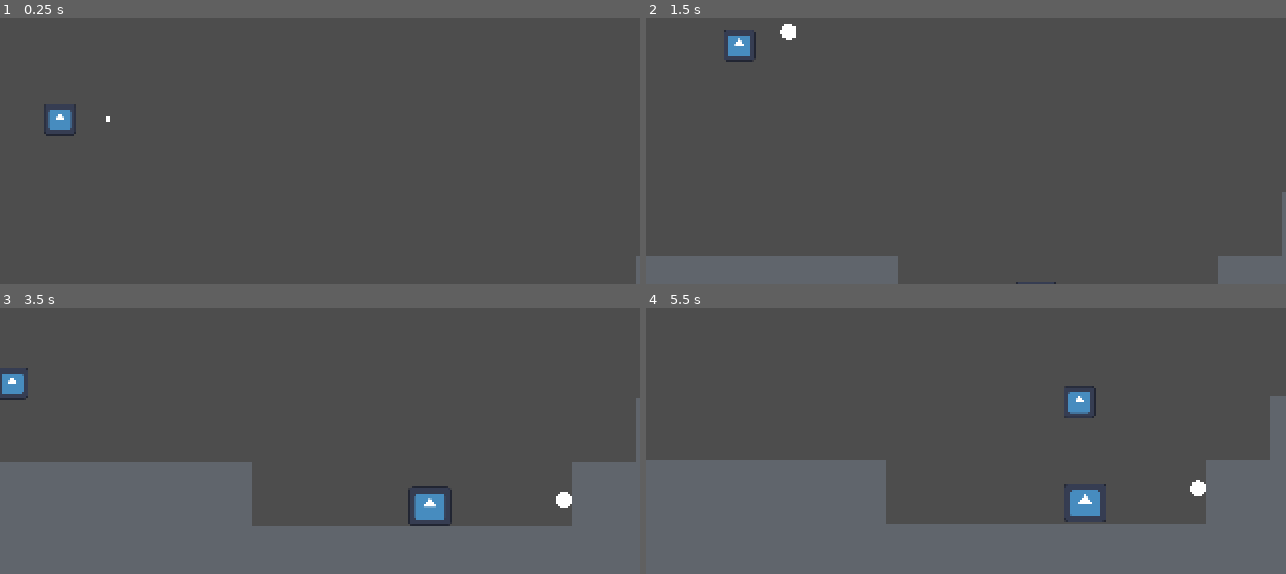
Above: before the commit, frames 1-4 (two rows, left to right).
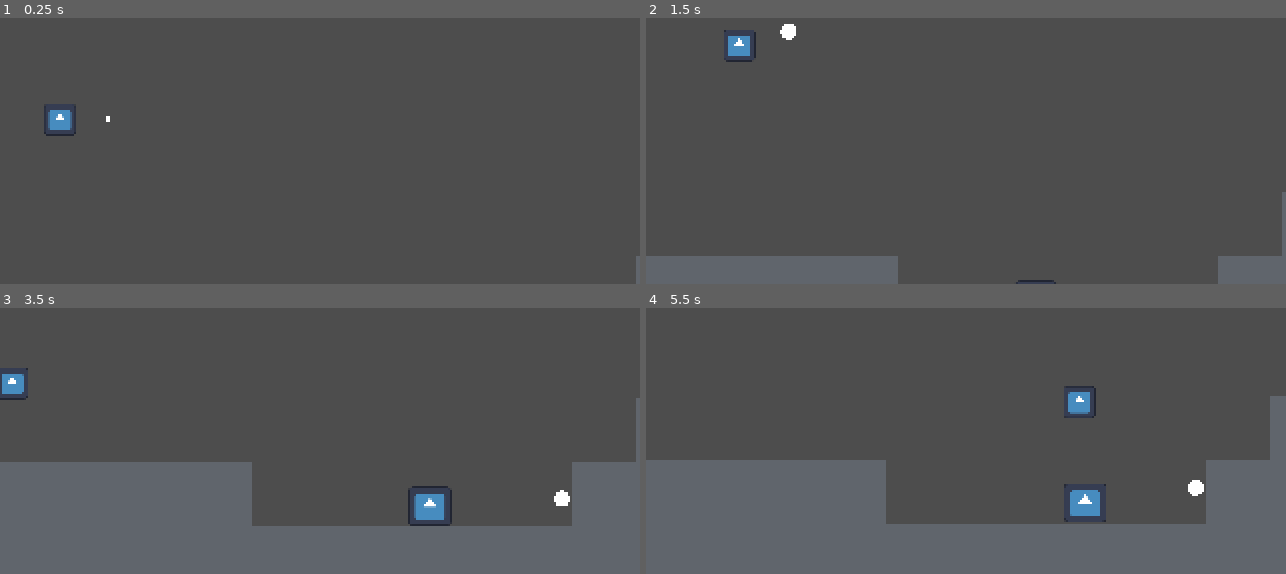
Above: after the commit, the same moments.

Repository: Borrow-Game/game-godot
Game: Godot game, scene res://physics_sample_scene.tscn
The game is run twice, just before and just after one commit, with the same random seed, the same clock (stepped at 60 frames per second) and the same inputs. The engine's default icon, where the game draws it, is replaced by a stand-in: a white triangle on a blue panel in a dark square.
Inputs:
- Up to frame 1 (0.25 s): no input
- Up to frame 2 (1.5 s): tap Enter (ui_accept) at 0.5, 0.77 s; hold Right (right) from 0.53 s (still down); tap X (dash) at 0.6 s; tap Shift (shoot bow) at 1.35 s
- Up to frame 3 (3.5 s): tap Enter (ui_accept) at 1.52, 3.02 s; release Right (right) at 2.03 s; hold Left (left) from 2.03 s (still down); tap X (dash) at 2.1 s; tap Shift (shoot bow) at 2.85 s
- Up to frame 4 (5.5 s): tap X (dash) at 3.6, 5.1 s; tap Enter (ui_accept) at 3.77, 4.52 s; release Left (left) at 4.28 s; hold Right (right) from 4.28 s (still down); tap Shift (shoot bow) at 4.35 s

The runs differ from the first frame. In frame 1, less than 0.1% of the frame differs, in the area x 8-10%, y 36-38%; in frame 2, less than 0.1%, in the area x 13-64%, y 2-100%; in frame 3, less than 0.1%; in frame 4, less than 0.1%.

Commit message:
fix: added arrow hitbox

Diff:
--- a/arrow.gd
+++ b/arrow.gd
@@ -1,6 +1,8 @@
 extends CharacterBody2D
 
 @export var angle = 0
+
+var active = true
 
 # Called when the node enters the scene tree for the first time.
 func _ready() -> void:
@@ -9,12 +11,25 @@
 
 # Called every frame. 'delta' is the elapsed time since the previous frame.
 func _physics_process(delta: float) -> void:
-	velocity = Vector2.from_angle(deg_to_rad(angle))  * 10
-	move_and_collide(velocity)
-	angle += 1  * 60 * delta
+	if active:
+		velocity = Vector2.from_angle(deg_to_rad(angle))  * 10
+		move_and_collide(velocity)
+		angle += 1  * 60 * delta
 
-	if RespawnHandler.respawning > 0:
-		reset()
+		if RespawnHandler.respawning > 0:
+			reset()
 
 func reset() -> void:
 	self.queue_free()
+
+
+
+func _on_area_2d_body_entered(body: Node2D) -> void:
+	if body.is_in_group("wall"):
+		active = false
+
+
+
+func _on_area_2d_body_exited(body: Node2D) -> void:
+	if body.is_in_group("player"):
+		self.set_collision_layer_value(1, true)
--- a/arrow.tscn
+++ b/arrow.tscn
@@ -3,7 +3,7 @@
 [ext_resource type="Script" path="res://arrow.gd" id="1_3huta"]
 
 [sub_resource type="CircleShape2D" id="CircleShape2D_gesu5"]
-radius = 4.0
+radius = 5.0
 
 [sub_resource type="SphereMesh" id="SphereMesh_3pfjx"]
 radius = 0.25
@@ -22,3 +22,11 @@
 position = Vector2(0, 1.90735e-06)
 scale = Vector2(16.0181, 16)
 mesh = SubResource("SphereMesh_3pfjx")
+
+[node name="Area2D" type="Area2D" parent="." groups=["arrow"]]
+
+[node name="arrow_collision" type="CollisionShape2D" parent="Area2D"]
+shape = SubResource("CircleShape2D_gesu5")
+
+[connection signal="body_entered" from="Area2D" to="." method="_on_area_2d_body_entered"]
+[connection signal="body_exited" from="Area2D" to="." method="_on_area_2d_body_exited"]
--- a/enemy_2d.gd
+++ b/enemy_2d.gd
@@ -3,6 +3,7 @@
 @export  var goal_position = Vector2()
 func _on_area_2d_body_entered(body: Node2D) -> void:
 	if body.is_in_group("arrow"):
+		body.queue_free()
 		queue_free()
 	if body.is_in_group("player"):
 		RespawnHandler.respawn()
--- a/killing_object.gd
+++ b/killing_object.gd
@@ -1,4 +1,5 @@
 extends Area2D
 
 func _on_body_entered(body: Node2D) -> void:
-	RespawnHandler.respawn()
+	if body.is_in_group("player"):
+		RespawnHandler.respawn()
--- a/moving_block.tscn
+++ b/moving_block.tscn
@@ -7,7 +7,7 @@
 
 [sub_resource type="QuadMesh" id="QuadMesh_lte0d"]
 
-[node name="moving_block" type="StaticBody2D"]
+[node name="moving_block" type="StaticBody2D" groups=["wall"]]
 script = ExtResource("1_2ou52")
 aim_position = Vector2(64, 64)
 move_time = 0.25
--- a/physics_sample_block.tscn
+++ b/physics_sample_block.tscn
@@ -5,8 +5,9 @@
 
 [sub_resource type="QuadMesh" id="QuadMesh_xjw7s"]
 
-[node name="sample_block" type="StaticBody2D"]
+[node name="sample_block" type="StaticBody2D" groups=["wall"]]
 collision_layer = 3
+collision_mask = 3
 
 [node name="sample_block_hitbox" type="CollisionShape2D" parent="."]
 shape = SubResource("RectangleShape2D_mowld")
--- a/project.godot
+++ b/project.godot
@@ -33,6 +33,7 @@
 
 arrow="group for all player shot projectiles"
 player=""
+wall=""
 
 [input]
 
--- a/target_block.tscn
+++ b/target_block.tscn
@@ -7,7 +7,7 @@
 
 [sub_resource type="QuadMesh" id="QuadMesh_w5vyp"]
 
-[node name="target_block" type="StaticBody2D"]
+[node name="target_block" type="StaticBody2D" groups=["wall"]]
 collision_layer = 3
 collision_mask = 3
 script = ExtResource("1_po2qh")
